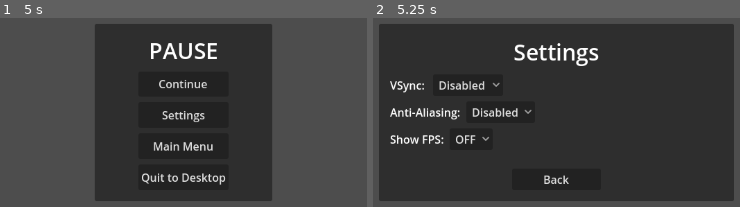
Above: before the commit, frames 1-2 (left to right).
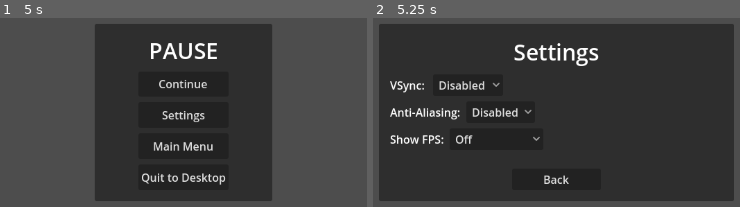
Above: after the commit, the same moments.

Repository: fsblab/wargameSimLite
Game: Godot game, scene res://scenes/pauseMenu.tscn
Two runs of this game, one before a commit and one after it. Both use one fixed random seed, a clock stepped at 60 frames per second and the inputs below. This scene is started directly instead of the project's main scene.
Inputs (mouse positions are in pixels of both pictures, inside the frame that each line leads up to):
- Up to frame 1 (5 s): tap Enter at 0.5, 2, 3.5 s; move the mouse to (359, 89) at 0.52 s; press the mouse at (359, 89) at 0.53 s; hold D 0.53-1.28 s; tap Space at 1.25, 2.75 s; move the mouse to (22, 135) at 1.27 s; release the mouse at (22, 135) at 1.28 s; hold S 1.28-2.03 s; tap Mouse wheel down (mmb_down) at 1.35 s; move the mouse to (outside the picture) at 2.02 s; hold D 2.03-2.78 s; tap Mouse wheel up (mmb_up) at 2.1 s; move the mouse to (143, 203) at 2.77 s; hold W 2.78-3.53 s; right-click (143, 203) at 2.85 s; click (143, 203) at 2.92 s; move the mouse to (outside the picture) at 3.52 s; hold Shift 3.53-4.28 s; hold A from 3.53 s (still down); tap Escape at 4.15 s; move the mouse to (outside the picture) at 4.27 s; tap E at 4.35 s
- Up to frame 2 (5.25 s): tap Space at 5 s; move the mouse to (596, 112) at 5.02 s; release A at 5.03 s; press the mouse at (596, 112) at 5.03 s; hold S from 5.03 s (still down)

Frame 1 is identical in both runs. In frame 2, 0.1% of the frame differs, in the area x 24-46%, y 61-67%.

Commit message:
reworked the menu system, added back to main menu functionality

Diff:
--- a/scenes/mainMenu.tscn
+++ b/scenes/mainMenu.tscn
@@ -1,12 +1,12 @@
-[gd_scene load_steps=4 format=3 uid="uid://bd6c0wssqj7ku"]
+[gd_scene load_steps=3 format=3 uid="uid://bd6c0wssqj7ku"]
 
-[ext_resource type="Script" path="res://src/menu/SPButtonScript.gd" id="1_8lnok"]
-[ext_resource type="Script" path="res://src/menu/ExButtonScript.gd" id="2_k4rnf"]
-[ext_resource type="PackedScene" uid="uid://bhdfvvpsojuun" path="res://scenes/settingsMenu.tscn" id="3_byvqp"]
+[ext_resource type="Script" path="res://src/menu/MainMenuCanvasScript.gd" id="1_uh67x"]
+[ext_resource type="Script" path="res://src/menu/SettingsScript.gd" id="3_q2b4x"]
 
 [node name="Node" type="Node"]
 
 [node name="CanvasLayer" type="CanvasLayer" parent="."]
+script = ExtResource("1_uh67x")
 
 [node name="MainMenu" type="Control" parent="CanvasLayer"]
 layout_mode = 3
@@ -48,7 +48,6 @@
 [node name="SPButton" type="Button" parent="CanvasLayer/MainMenu/MarginContainer/VBoxContainer/VBoxContainer"]
 layout_mode = 2
 text = "SINGLEPLAYER"
-script = ExtResource("1_8lnok")
 
 [node name="MPButton" type="Button" parent="CanvasLayer/MainMenu/MarginContainer/VBoxContainer/VBoxContainer"]
 layout_mode = 2
@@ -61,6 +60,127 @@
 [node name="ExButton" type="Button" parent="CanvasLayer/MainMenu/MarginContainer/VBoxContainer/VBoxContainer"]
 layout_mode = 2
 text = "EXIT"
-script = ExtResource("2_k4rnf")
 
-[node name="settings" parent="CanvasLayer" instance=ExtResource("3_byvqp")]
+[node name="Settings" type="Control" parent="CanvasLayer"]
+visible = false
+layout_mode = 3
+anchors_preset = 15
+anchor_right = 1.0
+anchor_bottom = 1.0
+grow_horizontal = 2
+grow_vertical = 2
+script = ExtResource("3_q2b4x")
+
+[node name="CenterContainer" type="CenterContainer" parent="CanvasLayer/Settings"]
+layout_mode = 1
+anchors_preset = 15
+anchor_right = 1.0
+anchor_bottom = 1.0
+grow_horizontal = 2
+grow_vertical = 2
+
+[node name="PanelContainer" type="PanelContainer" parent="CanvasLayer/Settings/CenterContainer"]
+custom_minimum_size = Vector2(512, 256)
+layout_mode = 2
+
+[node name="MarginContainer" type="MarginContainer" parent="CanvasLayer/Settings/CenterContainer/PanelContainer"]
+layout_mode = 2
+theme_override_constants/margin_left = 16
+theme_override_constants/margin_top = 16
+theme_override_constants/margin_right = 16
+theme_override_constants/margin_bottom = 16
+
+[node name="ScrollContainer" type="ScrollContainer" parent="CanvasLayer/Settings/CenterContainer/PanelContainer/MarginContainer"]
+layout_mode = 2
+
+[node name="VBoxContainer" type="VBoxContainer" parent="CanvasLayer/Settings/CenterContainer/PanelContainer/MarginContainer/ScrollContainer"]
+layout_mode = 2
+size_flags_horizontal = 3
+size_flags_vertical = 3
+theme_override_constants/separation = 8
+
+[node name="SettingsLabel" type="Label" parent="CanvasLayer/Settings/CenterContainer/PanelContainer/MarginContainer/ScrollContainer/VBoxContainer"]
+layout_mode = 2
+size_flags_vertical = 3
+theme_override_font_sizes/font_size = 32
+text = "Settings"
+horizontal_alignment = 1
+vertical_alignment = 1
+
+[node name="VSyncHBox" type="HBoxContainer" parent="CanvasLayer/Settings/CenterContainer/PanelContainer/MarginContainer/ScrollContainer/VBoxContainer"]
+layout_mode = 2
+theme_override_constants/separation = 8
+
+[node name="VSyncLabel" type="Label" parent="CanvasLayer/Settings/CenterContainer/PanelContainer/MarginContainer/ScrollContainer/VBoxContainer/VSyncHBox"]
+layout_mode = 2
+text = "VSync: "
+
+[node name="VSync" type="OptionButton" parent="CanvasLayer/Settings/CenterContainer/PanelContainer/MarginContainer/ScrollContainer/VBoxContainer/VSyncHBox"]
+layout_mode = 2
+item_count = 4
+selected = 0
+popup/item_0/text = "Disabled"
+popup/item_0/id = 0
+popup/item_1/text = "Adaptive"
+popup/item_1/id = 1
+popup/item_2/text = "Enabled"
+popup/item_2/id = 2
+popup/item_3/text = "Mailbox"
+popup/item_3/id = 3
+
+[node name="HBoxContainer2" type="HBoxContainer" parent="CanvasLayer/Settings/CenterContainer/PanelContainer/MarginContainer/ScrollContainer/VBoxContainer"]
+layout_mode = 2
+
+[node name="AALabel" type="Label" parent="CanvasLayer/Settings/CenterContainer/PanelContainer/MarginContainer/ScrollContainer/VBoxContainer/HBoxContainer2"]
+layout_mode = 2
+text = "Anti-Aliasing: "
+
+[node name="AA" type="OptionButton" parent="CanvasLayer/Settings/CenterContainer/PanelContainer/MarginContainer/ScrollContainer/VBoxContainer/HBoxContainer2"]
+layout_mode = 2
+item_count = 4
+selected = 0
+popup/item_0/text = "Disabled"
+popup/item_0/id = 0
+popup/item_1/text = "2x MSAA"
+popup/item_1/id = 1
+popup/item_2/text = "4x MSAA"
+popup/item_2/id = 2
+popup/item_3/text = "8x MSAA"
+popup/item_3/id = 3
+
+[node name="HBoxContainer" type="HBoxContainer" parent="CanvasLayer/Settings/CenterContainer/PanelContainer/MarginContainer/ScrollContainer/VBoxContainer"]
+layout_mode = 2
+
+[node name="FPSLabel" type="Label" parent="CanvasLayer/Settings/CenterContainer/PanelContainer/MarginContainer/ScrollContainer/VBoxContainer/HBoxContainer"]
+layout_mode = 2
+text = "Show FPS: "
+
+[node name="FPS" type="OptionButton" parent="CanvasLayer/Settings/CenterContainer/PanelContainer/MarginContainer/ScrollContainer/VBoxContainer/HBoxContainer"]
+layout_mode = 2
+item_count = 5
+selected = 0
+popup/item_0/text = "Off"
+popup/item_0/id = 0
+popup/item_1/text = "Top Left"
+popup/item_1/id = 1
+popup/item_2/text = "Top Right"
+popup/item_2/id = 2
+popup/item_3/text = "Bottom Left"
+popup/item_3/id = 3
+popup/item_4/text = "Bottom Right"
+popup/item_4/id = 4
+
+[node name="BackButton" type="Button" parent="CanvasLayer/Settings/CenterContainer/PanelContainer/MarginContainer/ScrollContainer/VBoxContainer"]
+custom_minimum_size = Vector2(128, 0)
+layout_mode = 2
+size_flags_horizontal = 4
+size_flags_vertical = 10
+text = "Back"
+
+[connection signal="pressed" from="CanvasLayer/MainMenu/MarginContainer/VBoxContainer/VBoxContainer/SPButton" to="CanvasLayer" method="sp"]
+[connection signal="pressed" from="CanvasLayer/MainMenu/MarginContainer/VBoxContainer/VBoxContainer/SettingsButton" to="CanvasLayer" method="toSettings"]
+[connection signal="pressed" from="CanvasLayer/MainMenu/MarginContainer/VBoxContainer/VBoxContainer/ExButton" to="CanvasLayer" method="quitToDesktop"]
+[connection signal="item_selected" from="CanvasLayer/Settings/CenterContainer/PanelContainer/MarginContainer/ScrollContainer/VBoxContainer/VSyncHBox/VSync" to="CanvasLayer/Settings" method="vsnyc"]
+[connection signal="item_selected" from="CanvasLayer/Settings/CenterContainer/PanelContainer/MarginContainer/ScrollContainer/VBoxContainer/HBoxContainer2/AA" to="CanvasLayer/Settings" method="antiAliasing"]
+[connection signal="item_selected" from="CanvasLayer/Settings/CenterContainer/PanelContainer/MarginContainer/ScrollContainer/VBoxContainer/HBoxContainer/FPS" to="CanvasLayer/Settings" method="fps"]
+[connection signal="pressed" from="CanvasLayer/Settings/CenterContainer/PanelContainer/MarginContainer/ScrollContainer/VBoxContainer/BackButton" to="CanvasLayer" method="goBackFromSettings"]
--- a/scenes/pauseMenu.tscn
+++ b/scenes/pauseMenu.tscn
@@ -1,7 +1,7 @@
-[gd_scene load_steps=4 format=3 uid="uid://ce3p6w0r0d5sb"]
+[gd_scene load_steps=4 format=3 uid="uid://cobt3qumr1gs2"]
 
 [ext_resource type="Script" path="res://src/menu/PauseMenuScript.gd" id="1_ihpp7"]
-[ext_resource type="Script" path="res://src/menu/MenuCanvasScript.gd" id="2_neykd"]
+[ext_resource type="Script" path="res://src/menu/PauseMenuCanvasScript.gd" id="2_uo5hj"]
 [ext_resource type="Script" path="res://src/menu/SettingsScript.gd" id="3_l2x8q"]
 
 [node name="PauseMenu" type="Control"]
@@ -21,7 +21,7 @@
 expand_mode = 1
 
 [node name="CanvasLayer" type="CanvasLayer" parent="."]
-script = ExtResource("2_neykd")
+script = ExtResource("2_uo5hj")
 
 [node name="Pause" type="Control" parent="CanvasLayer"]
 layout_mode = 3
@@ -180,12 +180,18 @@
 
 [node name="FPS" type="OptionButton" parent="CanvasLayer/Settings/CenterContainer/PanelContainer/MarginContainer/ScrollContainer/VBoxContainer/HBoxContainer"]
 layout_mode = 2
-item_count = 2
+item_count = 5
 selected = 0
-popup/item_0/text = "OFF"
+popup/item_0/text = "Off"
 popup/item_0/id = 0
-popup/item_1/text = "ON"
+popup/item_1/text = "Top Left"
 popup/item_1/id = 1
+popup/item_2/text = "Top Right"
+popup/item_2/id = 2
+popup/item_3/text = "Bottom Left"
+popup/item_3/id = 3
+popup/item_4/text = "Bottom Right"
+popup/item_4/id = 4
 
 [node name="BackButton" type="Button" parent="CanvasLayer/Settings/CenterContainer/PanelContainer/MarginContainer/ScrollContainer/VBoxContainer"]
 custom_minimum_size = Vector2(128, 0)
--- a/src/menu/ExButtonScript.gd
+++ /dev/null
@@ -1,9 +0,0 @@
-extends Button
-
-
-func _ready():
-	pressed.connect(self.ex)
-
-
-func ex():
-	get_tree().quit()
--- /dev/null
+++ b/src/menu/MainMenuCanvasScript.gd
@@ -0,0 +1,43 @@
+extends CanvasLayer
+
+
+@onready var main: Control = $MainMenu
+@onready var settings: Control = $Settings
+
+
+func sp():
+	var root = get_tree().get_root()
+	var current = root.get_child(1)
+
+	current.queue_free()
+
+	var singleplayer = ResourceLoader.load("res://scenes/functionalityTest.tscn")
+	var cam = ResourceLoader.load("res://scenes/camera.tscn")
+	var pauseMenu = ResourceLoader.load("res://scenes/pauseMenu.tscn")
+
+	current = cam.instantiate()
+	current.translate(Vector3.UP * 2)
+	root.add_child(current)
+
+	current = pauseMenu.instantiate()
+	root.add_child(current)
+	current.visible = false
+
+	current = singleplayer.instantiate()
+	root.add_child(current)
+
+	get_tree().set_current_scene(current)
+
+
+func toSettings():
+	main.visible = false
+	settings.visible = true
+
+
+func goBackFromSettings():
+	main.visible = true
+	settings.visible = false
+
+
+func quitToDesktop():
+	get_tree().quit()
--- a/src/menu/MenuCanvasScript.gd
+++ b/src/menu/PauseMenuCanvasScript.gd
@@ -23,7 +23,21 @@
 
 
 func backToMainMenu():
-	pass
+	get_tree().paused = false
+
+	var root = get_tree().get_root()
+	var current: Node
+
+	for i in range(1, root.get_child_count()):
+		current = root.get_child(i)
+		current.queue_free()
+
+	var back = ResourceLoader.load("res://scenes/root.tscn")
+
+	current = back.instantiate()
+	root.add_child(current)
+
+	get_tree().set_current_scene(current)
 
 
 func quitToDesktop():
--- a/src/menu/SPButtonScript.gd
+++ /dev/null
@@ -1,34 +0,0 @@
-extends Button
-
-
-var singleplayer: Resource
-var current: Node
-var root: Node
-var cam: Resource
-var pauseMenu: Resource
-
-
-func _ready():
-	root = get_tree().get_root()
-	current = root.get_child(root.get_child_count() - 1)
-	pressed.connect(sp)
-
-
-func sp():
-	current.queue_free()
-	singleplayer = ResourceLoader.load("res://scenes/functionalityTest.tscn")
-	cam = ResourceLoader.load("res://scenes/camera.tscn")
-	pauseMenu = ResourceLoader.load("res://scenes/pauseMenu.tscn")
-
-	current = cam.instantiate()
-	current.translate(Vector3.UP * 2)
-	root.add_child(current)
-
-	current = pauseMenu.instantiate()
-	root.add_child(current)
-	current.visible = false
-
-	current = singleplayer.instantiate()
-	root.add_child(current)
-
-	get_tree().set_current_scene(current)
